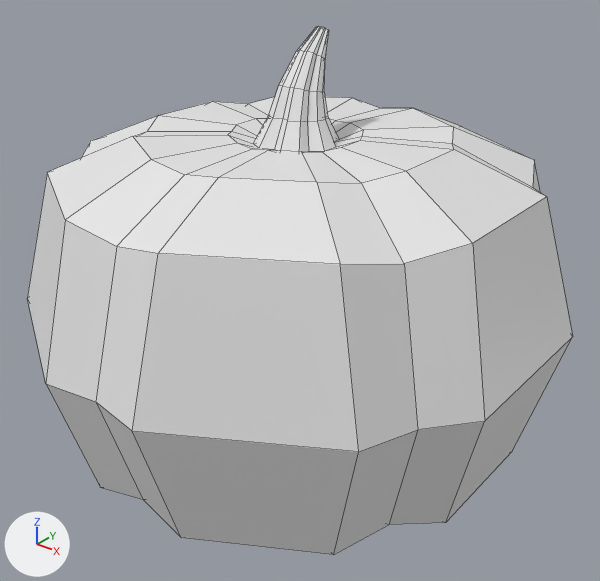
The FBX model JackiesLantern/Assets/GameAssets/Models/Level4Models/Pumpkin001_Model.fbx: old version first, new version second.
One viewpoint serves both versions: a camera (50 mm lens) standing at (0.755, -0.944, 0.864) and looking at (0.019, -0.025, 0.294). Every picture has the same lights, and +X, +Y and +Z are marked at lower left. Mesh edges are drawn as thin lines. Where no turn or scale is listed for an object, it has been applied to the vertices.

In view in the first picture: 'Pumpkin001'.
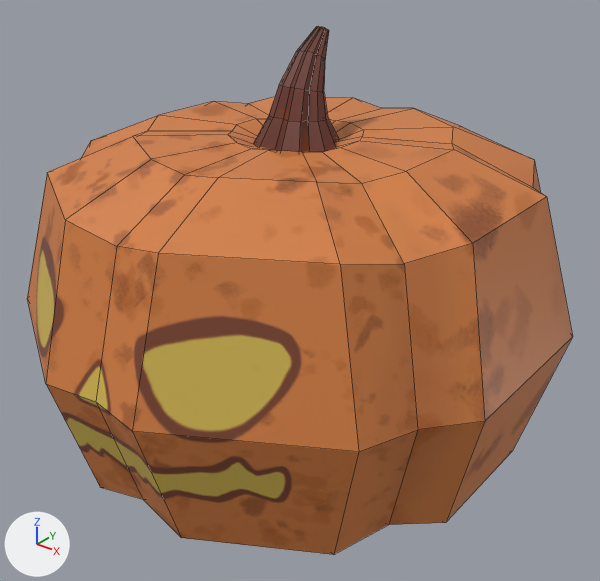
The newer file is also turned or shifted as a whole; pictures and numbers use the older file's frame.

Patch to the scene script:
```diff
--- a/JackiesLantern/Assets/GameAssets/Models/Level4Models/Pumpkin001_Model.fbx.py
+++ b/JackiesLantern/Assets/GameAssets/Models/Level4Models/Pumpkin001_Model.fbx.py
@@ img_pumpkin001_png @@
+img_pumpkin001_png = load_image('Pumpkin001.png', 'LVL4 Textures/PumpkinTextures/Pumpkin001.png', 2048, 2048, 'sRGB')
@@ mat_pumpkin001 @@
 mat_pumpkin001 = principled_material('Pumpkin001')
-mat_pumpkin001.base_color = (0.8, 0.8, 0.8)  # white #e7e7e7
+mat_pumpkin001.texture = img_pumpkin001_png
```

Where the change shows, as pixel boxes (x1, y1, x2, y2) in the pictures (600 x 581 px):
'Pumpkin001', surface changed (white to orange)
    both: (27, 26, 573, 555)
